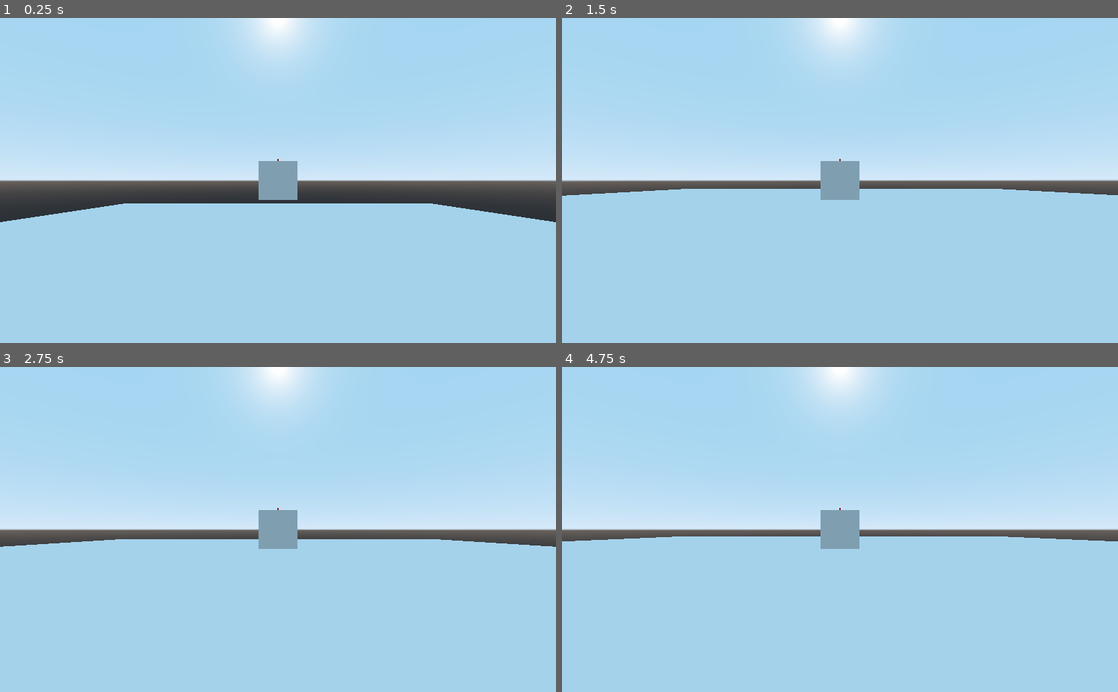
Above: before the commit, frames 1-4 (two rows, left to right).
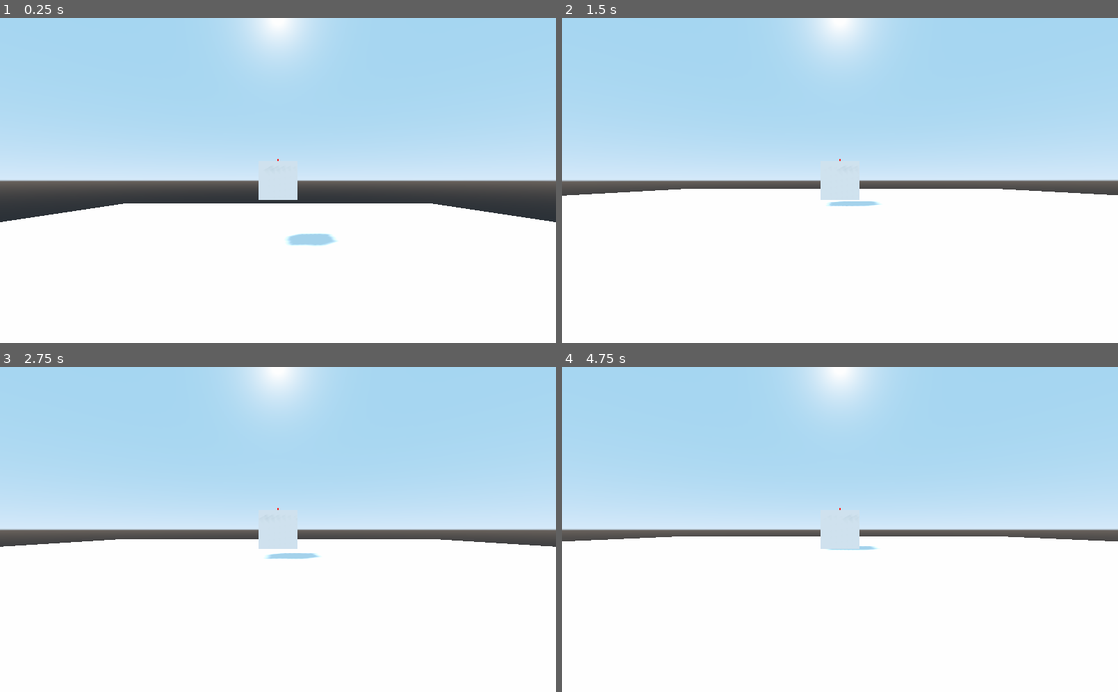
Above: after the commit, the same moments.

Repository: pawngames/GodotModularBuilder
Game: Godot game, scene res://src/level2.tscn
The game is run twice, just before and just after one commit, with the same random seed, the same clock (stepped at 60 frames per second) and the same inputs.
Inputs (mouse positions are in pixels of both pictures, inside the frame that each line leads up to):
- Up to frame 1 (0.25 s): no input
- Up to frame 2 (1.5 s): move the mouse to (962, 164) at 0.52 s; hold Up (ui_up) 0.53-1.28 s; click (962, 164) at 0.67 s; move the mouse to (728, 196) at 1.27 s; click (728, 196) at 1.42 s
- Up to frame 3 (2.75 s): tap Enter at 2 s; move the mouse to (333, 458) at 2.02 s; hold Up (ui_up) from 2.03 s (still down); click (333, 458) at 2.17 s
- Up to frame 4 (4.75 s): move the mouse to (812, 594) at 2.77 s; click (812, 594) at 2.92 s; move the mouse to (1006, 578) at 3.52 s; release Up (ui_up) at 3.53 s; click (1006, 578) at 3.67 s; move the mouse to (673, 480) at 4.27 s; click (673, 480) at 4.42 s

The runs differ from the first frame. In frame 1, 42% of the frame differs, in the area x 0-100%, y 43-100%; in frame 2, 47%; in frame 3, 47%; in frame 4, 48%.

Commit message:
Just some fixes

Diff:
--- a/src/IndicatorArea.gd
+++ b/src/IndicatorArea.gd
@@ -13,7 +13,7 @@
 	pass
 
 func _on_IndicatorArea_mouse_exited():
-	$Indicator.visible = true
+	$Indicator.visible = false
 	pass
 
 func _on_IndicatorArea_input_event(camera, event, click_position:Vector3, click_normal, shape_idx):
@@ -23,7 +23,7 @@
 			emit_signal("indicator_pressed", click_position, click_normal, false)
 		if event.button_index == BUTTON_MASK_LEFT and event.pressed:
 			print("clicked_l")
-			emit_signal("indicator_pressed", click_position, click_normal, true)
+			emit_signal("indicator_pressed", $Indicator.global_transform.origin, click_normal, true)
 	if event is InputEventMouseMotion:
 		#$Indicator.global_transform.basis = align_with_y($Indicator.global_transform.basis, click_normal)
 		$Indicator.global_transform.origin = click_position.snapped(Vector3.ONE) + transform.origin
--- a/src/Vehicle.gd
+++ b/src/Vehicle.gd
@@ -14,16 +14,14 @@
 	forces.clear()
 	pass
 
-func _block_added(pos):
+func _block_added(pos, normal):
+	var new_module_scene = load("res://src/Module.tscn").duplicate(true)
+	var new_module = new_module_scene.instance()
+	add_child(new_module)
+	new_module.global_transform.origin = pos + normal
+	new_module.connect("block_add", self, "_block_added")
 	pass
 
 func _block_input(direction, pos):
 	forces.append([direction, pos])
 	pass
-
-func _on_Module_block_add(pos, normal):
-	var new_module_scene = load("res://src/Module.tscn").duplicate(true)
-	var new_module = new_module_scene.instance()
-	add_child(new_module)
-	new_module.global_transform.origin = pos + normal
-	pass # Replace with function body.
--- a/src/Vehicle.tscn
+++ b/src/Vehicle.tscn
@@ -9,5 +9,3 @@
 script = ExtResource( 2 )
 
 [node name="Module" parent="." instance=ExtResource( 1 )]
-
-[connection signal="block_add" from="Module" to="." method="_on_Module_block_add"]
--- a/src/level2.tscn
+++ b/src/level2.tscn
@@ -30,3 +30,7 @@
 
 [node name="Camera" type="Camera" parent="Vehicle/CamRefX/CamRefY"]
 transform = Transform( -4.37114e-08, 0, 1, 0, 1, 0, -1, 0, -4.37114e-08, 7, 0, 0 )
+
+[node name="DirectionalLight" type="DirectionalLight" parent="."]
+transform = Transform( 0.67721, 0.584959, -0.446329, 0, 0.606599, 0.795008, 0.73579, -0.538387, 0.410795, 0, 14.635, 0 )
+shadow_enabled = true
Not shown: 1 places in src/Module.tscn that only renumber resources
